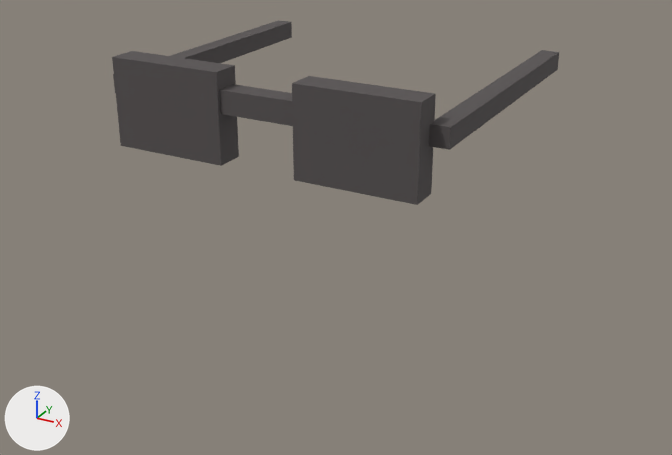
An edit to the glTF model public/assets/models/characters/wardrobe/face-shades.glb, drawn before and after from the same camera.
Before and after are seen from a 50 mm camera at (0.279, -0.561, 0.301) aimed at (0.006, -0.065, 0.053). The lights are fixed; the arrows at lower left show +X, +Y and +Z. The picture after the commit comes second. Vertices at exactly the same position are counted once.

The older version as bpy lines, for what is in view:
```python
me_shades_arm_1 = bpy.data.meshes.new('shades_arm_1')
me_shades_arm_1.from_pydata(...)  # a box spanning x 0.099..0.111, y -0.135..0.055, z 0.146..0.158
me_shades_arm_1.materials.append(mat_charmat)
me_shades_arm__1 = bpy.data.meshes.new('shades_arm_-1')
me_shades_arm__1.from_pydata(...)  # a box spanning x -0.111..-0.099, y -0.135..0.055, z 0.146..0.158
me_shades_arm__1.materials.append(mat_charmat)
me_shades_bridge = bpy.data.meshes.new('shades_bridge')
me_shades_bridge.from_pydata(...)  # a box spanning x -0.025..0.025, y -0.145..-0.131, z 0.148..0.162
me_shades_bridge.materials.append(mat_charmat)
me_shades_lens_1 = bpy.data.meshes.new('shades_lens_1')
me_shades_lens_1.from_pydata(...)  # a box spanning x 0.0245..0.0995, y -0.147..-0.129, z 0.1175..0.1725
me_shades_lens_1.materials.append(mat_charmat)
me_shades_lens__1 = bpy.data.meshes.new('shades_lens_-1')
me_shades_lens__1.from_pydata(...)  # a box spanning x -0.0995..-0.0245, y -0.147..-0.129, z 0.1175..0.1725
me_shades_lens__1.materials.append(mat_charmat)
ob_shades_arm_1 = bpy.data.objects.new('shades_arm_1', me_shades_arm_1)
ob_shades_arm_1.location = (0.0, 0.0, 0.0)
ob_shades_arm__1 = bpy.data.objects.new('shades_arm_-1', me_shades_arm__1)
ob_shades_arm__1.location = (0.0, 0.0, 0.0)
ob_shades_bridge = bpy.data.objects.new('shades_bridge', me_shades_bridge)
ob_shades_bridge.location = (0.0, 0.0, 0.0)
ob_shades_lens_1 = bpy.data.objects.new('shades_lens_1', me_shades_lens_1)
ob_shades_lens_1.location = (0.0, 0.0, 0.0)
ob_shades_lens__1 = bpy.data.objects.new('shades_lens_-1', me_shades_lens__1)
ob_shades_lens__1.location = (0.0, 0.0, 0.0)
```
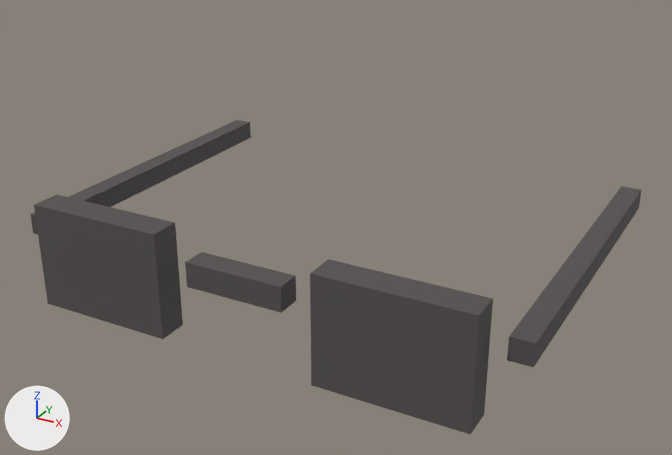
Pixel boxes (x1, y1, x2, y2) of what changed, in the pictures (672 x 455 px):
'shades_lens_1', reshaped (27% wider, 35% taller)
    before: (292, 76, 436, 205)
    after: (310, 259, 493, 434)
'shades_lens_-1', reshaped (17% wider, 25% taller)
    before: (112, 51, 239, 166)
    after: (34, 195, 183, 339)
'shades_arm_1', moved, rescaled (80% taller)
    before: (429, 50, 559, 150)
    after: (507, 186, 641, 367)
'shades_arm_-1', moved, rescaled (23% wider, 57% taller)
    before: (113, 20, 292, 93)
    after: (30, 120, 251, 235)
'shades_bridge', moved, rescaled
    before: (219, 84, 293, 126)
    after: (185, 252, 296, 313)

The change, as a diff of the scene's bpy script:
```diff
--- a/public/assets/models/characters/wardrobe/face-shades.glb.py
+++ b/public/assets/models/characters/wardrobe/face-shades.glb.py
@@ me_shades_lens__1 @@
-me_shades_lens__1.from_pydata(...)  # 8 vertices, 12 faces; spans x -0.0995..-0.0245, y -0.147..-0.129, z 0.1175..0.1725
-me_shades_lens__1.vertices[0].co = (-0.0995, -0.147, 0.1175)  # pixel (120, 145)
-me_shades_lens__1.vertices[1].co = (-0.0995, -0.147, 0.1725)  # pixel (112, 57)
-me_shades_lens__1.vertices[2].co = (-0.0995, -0.129, 0.1175)
-me_shades_lens__1.vertices[3].co = (-0.0995, -0.129, 0.1725)  # pixel (132, 50)
-me_shades_lens__1.vertices[4].co = (-0.0245, -0.147, 0.1175)  # pixel (221, 165)
-me_shades_lens__1.vertices[5].co = (-0.0245, -0.147, 0.1725)  # pixel (216, 72)
-me_shades_lens__1.vertices[6].co = (-0.0245, -0.129, 0.1175)  # pixel (238, 156)
-me_shades_lens__1.vertices[7].co = (-0.0245, -0.129, 0.1725)  # pixel (234, 65)
+me_shades_lens__1.from_pydata(...)  # 8 vertices, 12 faces; spans x -0.1475..-0.0525, y -0.178..-0.158, z 0.01..0.08
+# me_shades_lens__1 part 1
+me_shades_lens__1.vertices[0].co = (-0.1475, -0.178, 0.01)  # pixel (47, 303)
+me_shades_lens__1.vertices[1].co = (-0.1475, -0.178, 0.08)  # pixel (33, 204)
+me_shades_lens__1.vertices[2].co = (-0.1475, -0.158, 0.01)
+me_shades_lens__1.vertices[3].co = (-0.1475, -0.158, 0.08)  # pixel (56, 194)
+me_shades_lens__1.vertices[4].co = (-0.0525, -0.178, 0.01)  # pixel (162, 339)
+me_shades_lens__1.vertices[5].co = (-0.0525, -0.178, 0.08)  # pixel (153, 234)
+me_shades_lens__1.vertices[6].co = (-0.0525, -0.158, 0.01)  # pixel (182, 324)
+me_shades_lens__1.vertices[7].co = (-0.0525, -0.158, 0.08)  # pixel (175, 222)
 me_shades_lens__1.materials.append(mat_charmat)
@@ me_shades_arm__1 @@
-me_shades_arm__1.from_pydata(...)  # 8 vertices, 12 faces; spans x -0.111..-0.099, y -0.135..0.055, z 0.146..0.158
+me_shades_arm__1.from_pydata(...)  # 8 vertices, 12 faces; spans x -0.172..-0.158, y -0.16..0.08, z 0.048..0.062
+# me_shades_arm__1 part 2: the whole mesh is scaled about its middle by (1.17, 1.26, 1.17), then moved by (-0.06, 0.0, -0.097)
 me_shades_arm__1.materials.append(mat_charmat)
@@ me_shades_lens_1 @@
-me_shades_lens_1.from_pydata(...)  # 8 vertices, 12 faces; spans x 0.0245..0.0995, y -0.147..-0.129, z 0.1175..0.1725
-me_shades_lens_1.vertices[0].co = (0.0245, -0.147, 0.1175)  # pixel (293, 180)
-me_shades_lens_1.vertices[1].co = (0.0245, -0.147, 0.1725)  # pixel (291, 83)
-me_shades_lens_1.vertices[2].co = (0.0245, -0.129, 0.1175)
-me_shades_lens_1.vertices[3].co = (0.0245, -0.129, 0.1725)  # pixel (309, 75)
-me_shades_lens_1.vertices[4].co = (0.0995, -0.147, 0.1175)  # pixel (417, 204)
-me_shades_lens_1.vertices[5].co = (0.0995, -0.147, 0.1725)  # pixel (421, 102)
-me_shades_lens_1.vertices[6].co = (0.0995, -0.129, 0.1175)  # pixel (431, 193)
-me_shades_lens_1.vertices[7].co = (0.0995, -0.129, 0.1725)  # pixel (435, 93)
+me_shades_lens_1.from_pydata(...)  # 8 vertices, 12 faces; spans x 0.0525..0.1475, y -0.178..-0.158, z 0.01..0.08
+# me_shades_lens_1 part 3
+me_shades_lens_1.vertices[0].co = (0.0525, -0.178, 0.01)  # pixel (311, 385)
+me_shades_lens_1.vertices[1].co = (0.0525, -0.178, 0.08)  # pixel (309, 273)
+me_shades_lens_1.vertices[2].co = (0.0525, -0.158, 0.01)
+me_shades_lens_1.vertices[3].co = (0.0525, -0.158, 0.08)  # pixel (328, 259)
+me_shades_lens_1.vertices[4].co = (0.1475, -0.178, 0.01)  # pixel (470, 434)
+me_shades_lens_1.vertices[5].co = (0.1475, -0.178, 0.08)  # pixel (478, 315)
+me_shades_lens_1.vertices[6].co = (0.1475, -0.158, 0.01)  # pixel (484, 414)
+me_shades_lens_1.vertices[7].co = (0.1475, -0.158, 0.08)  # pixel (493, 298)
 me_shades_lens_1.materials.append(mat_charmat)
@@ me_shades_arm_1 @@
-me_shades_arm_1.from_pydata(...)  # 8 vertices, 12 faces; spans x 0.099..0.111, y -0.135..0.055, z 0.146..0.158
+me_shades_arm_1.from_pydata(...)  # 8 vertices, 12 faces; spans x 0.158..0.172, y -0.16..0.08, z 0.048..0.062
+# me_shades_arm_1 part 4: the whole mesh is scaled about its middle by (1.17, 1.26, 1.17), then moved by (0.06, 0.0, -0.097)
 me_shades_arm_1.materials.append(mat_charmat)
@@ me_shades_bridge @@
-me_shades_bridge.from_pydata(...)  # 8 vertices, 12 faces; spans x -0.025..0.025, y -0.145..-0.131, z 0.148..0.162
+me_shades_bridge.from_pydata(...)  # 8 vertices, 12 faces; spans x -0.0325..0.0325, y -0.176..-0.16, z 0.05..0.066
+# me_shades_bridge part 5: the whole mesh is scaled about its middle by (1.3, 1.14, 1.14), then moved by (0.0, -0.03, -0.097)
 me_shades_bridge.materials.append(mat_charmat)
```
